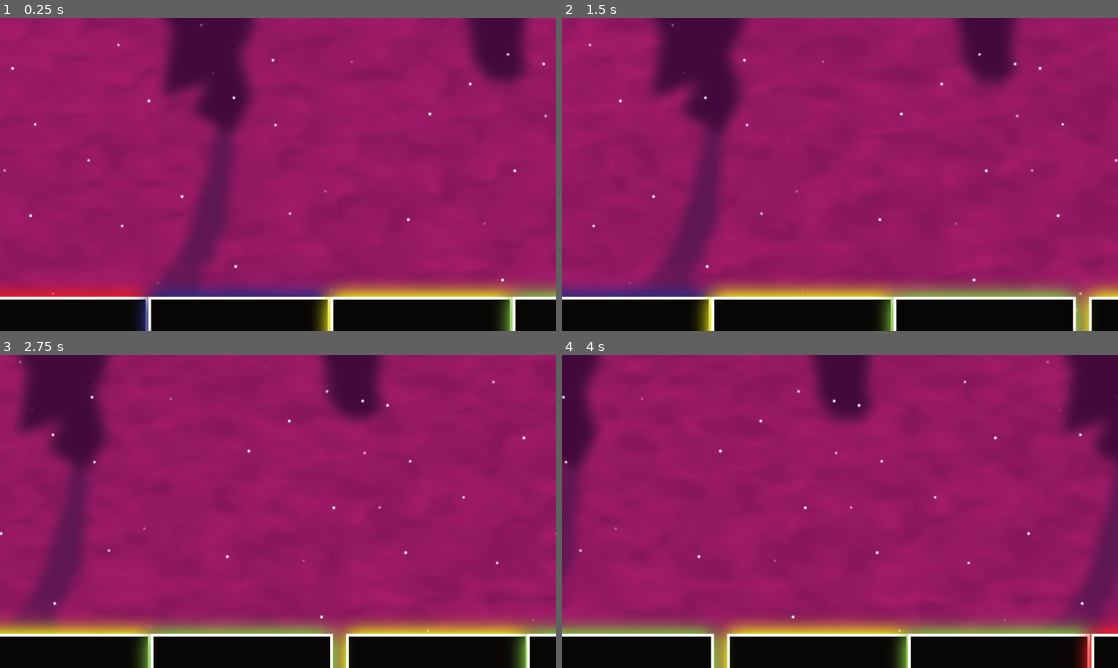
Above: before the commit, frames 1-4 (two rows, left to right).
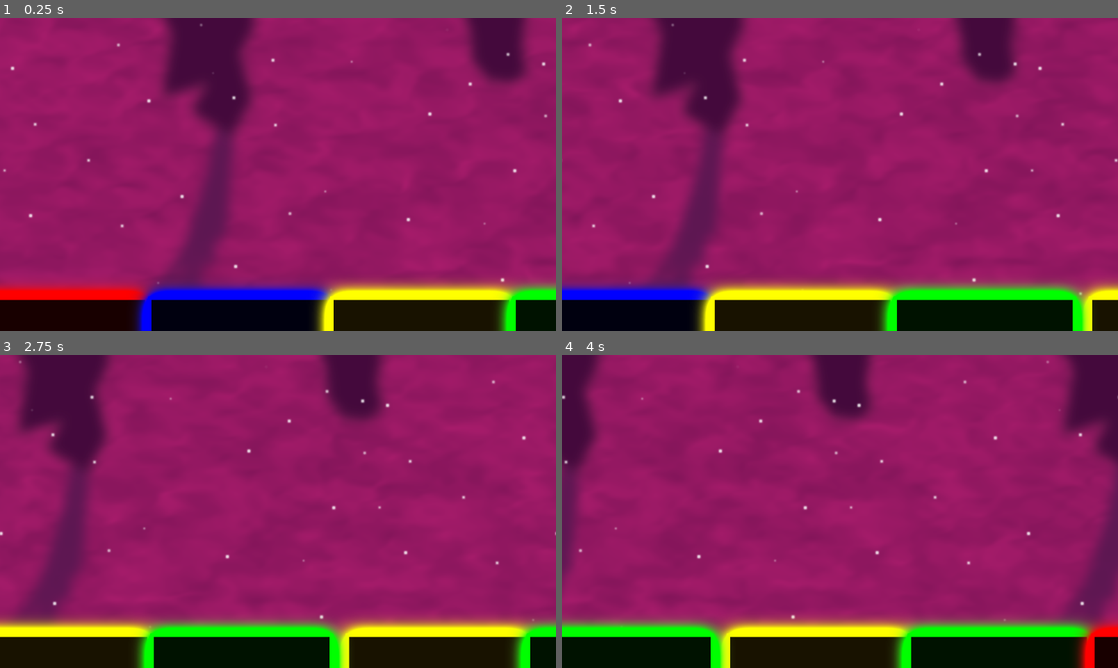
Above: after the commit, the same moments.

Repository: Sky84/hardrunnercolor
Game: Godot game, scene res://game.tscn
Two runs of this game, one before a commit and one after it. Both use one fixed random seed, a clock stepped at 60 frames per second and the inputs below.
Inputs:
- Up to frame 1 (0.25 s): no input
- Up to frame 2 (1.5 s): no input
- Up to frame 3 (2.75 s): no input
- Up to frame 4 (4 s): no input

The runs differ from the first frame. In frame 1, 5.5% of the frame differs, in the area x 0-100%, y 8-100%; in frame 2, 6.0%; in frame 3, 6.0%; in frame 4, 6.0%.

Commit message:
fat: bloom shader

Diff:
--- a/ParallaxBackground.gd
+++ b/ParallaxBackground.gd
@@ -6,3 +6,6 @@
 # Called every frame. 'delta' is the elapsed time since the previous frame.
 func _process(delta):
 	scroll_offset += game_rules.speed * delta;
+	# set shader parameters noise_scroll_direction
+	var _fog_speed = (game_rules.speed * 0.5) * delta
+	fog.material.set_shader_parameter("noise_scroll_direction", -_fog_speed);
--- a/Platform.gd
+++ b/Platform.gd
@@ -17,6 +17,11 @@
 		if sprite_platform and value:
 			_platform_type = value.to_lower();
 			sprite_platform.texture = platform_scenes[_platform_type];
+			# duplicate material to lose ref
+			sprite_platform.material = sprite_platform.material.duplicate();
+			# set shader parameters glow color by platform type
+			sprite_platform.material.set_shader_parameter("glow_color", Color(_platform_type));
+
 
 var _platform_type: String;
 
--- /dev/null
+++ b/bloom.gdshader
@@ -0,0 +1,39 @@
+shader_type canvas_item;
+
+
+
+uniform vec4 glow_color : source_color;
+
+uniform float glow_power: hint_range(0.0, 8.0, 0.1) = 2.0;
+
+uniform float glow_shift: hint_range(0.0, 10.0, 0.1) = 1.0;
+
+uniform float glow_radius: hint_range(1.0, 10.0, 1.0) = 1.0;
+
+
+
+void fragment() {
+
+	vec4 glow = vec4(0.0);
+
+	float count = 0.0;
+
+	for (float x = -glow_radius; x <= glow_radius; x += 1.0) {
+
+		for (float y = -glow_radius; y <= glow_radius; y += 1.0) {
+
+			vec2 offset = vec2(x, y) * glow_shift * TEXTURE_PIXEL_SIZE;
+
+			glow += texture(TEXTURE, UV + offset) * glow_color;
+
+			count += 1.0;
+
+		}
+
+	}
+
+	glow *= glow_power / count;
+
+	COLOR = mix(texture(TEXTURE, UV), glow, glow.a);
+
+}
--- /dev/null
+++ b/fog.gdshader
@@ -0,0 +1,71 @@
+shader_type canvas_item;
+
+// Credit for the original shader goes to Gonkee: https://github.com/Gonkee/Gonkees-Shaders/blob/master/fog.shader
+// Pixelate by Godot Shaders: https://godotshaders.com/shader/pixelate/
+
+uniform vec4 color : source_color;
+uniform int OCTAVES = 4;
+uniform bool enable_pixelation = true;
+uniform int pixelation_amount = 150;
+uniform sampler2D fog_mask;  // Texture mask for fog control
+uniform vec2 fog_direction = vec2(1.0, 1.0); // Use -1 and 1 values to change direction. Increase the speed in that direction with values higher/lower than 1
+uniform bool scroll_noise_tex = false;
+uniform vec2 noise_scroll_direction = vec2(1.0, 0.0);  // Direction to scroll the noise texture
+
+float rand(vec2 coord){
+    return fract(sin(dot(coord, vec2(56, 78)) * 1000.0) * 1000.0);
+}
+
+float noise(vec2 coord){
+    vec2 i = floor(coord);
+    vec2 f = fract(coord);
+
+    float a = rand(i);
+    float b = rand(i + vec2(1.0, 0.0));
+    float c = rand(i + vec2(0.0, 1.0));
+    float d = rand(i + vec2(1.0, 1.0));
+
+    vec2 cubic = f * f * (3.0 - 2.0 * f);
+
+    return mix(a, b, cubic.x) + (c - a) * cubic.y * (1.0 - cubic.x) + (d - b) * cubic.x * cubic.y;
+}
+
+float fbm(vec2 coord){
+    float value = 0.0;
+    float scale = 0.5;
+
+    for(int i = 0; i < OCTAVES; i++){
+        value += noise(coord) * scale;
+        coord *= 2.0;
+        scale *= 0.5;
+    }
+    return value;
+}
+
+void fragment() {
+    vec2 grid_uv = UV;
+    if (enable_pixelation) {
+        grid_uv = round(UV * float(pixelation_amount)) / float(pixelation_amount);
+    }
+
+    // Compute noise based on pixelated or non-pixelated coordinates
+    vec2 coord = grid_uv * 20.0;
+
+    // Scroll the noise texture if enabled
+    if (scroll_noise_tex) {
+        coord += noise_scroll_direction * TIME;
+    }
+
+    vec2 motion = vec2(fbm(coord + fog_direction * TIME));
+
+    float final = fbm(coord + motion);
+
+    // Get the fog density from the texture mask
+    float mask_value = texture(fog_mask, UV).r;  // Assuming the mask is grayscale
+
+    // Modulate the fog density by the mask value
+    final *= mask_value;
+
+    // Use the alpha value of the color to control the overall fog opacity
+    COLOR = vec4(color.rgb, final * color.a * 0.5);
+}
--- a/game.tscn
+++ b/game.tscn
@@ -1,9 +1,10 @@
-[gd_scene load_steps=13 format=3 uid="uid://qt3si1sjq3dw"]
+[gd_scene load_steps=15 format=3 uid="uid://qt3si1sjq3dw"]
 
 [ext_resource type="Script" path="res://ParallaxBackground.gd" id="1_b7alc"]
 [ext_resource type="Texture2D" uid="uid://crx2dhspo4v45" path="res://Assets/Backgrounds/background1.png" id="2_2tqrj"]
-[ext_resource type="Shader" path="res://game.gdshader" id="3_echh8"]
+[ext_resource type="Shader" path="res://fog.gdshader" id="2_jebvo"]
 [ext_resource type="Texture2D" uid="uid://dm1bshdnfroye" path="res://Assets/Backgrounds/background2.png" id="3_lxvm8"]
+[ext_resource type="Shader" path="res://bloom.gdshader" id="4_gsxbt"]
 [ext_resource type="Script" path="res://GameRules.gd" id="5_birrg"]
 [ext_resource type="Script" path="res://PlatformSpawner.gd" id="6_vnohe"]
 [ext_resource type="PackedScene" uid="uid://cwomi1d1tdxqo" path="res://platform.tscn" id="7_r4dv3"]
@@ -17,12 +18,12 @@
 width = 1
 
 [sub_resource type="ShaderMaterial" id="ShaderMaterial_cfxj5"]
-shader = ExtResource("3_echh8")
+shader = ExtResource("2_jebvo")
 shader_parameter/color = Color(0.266667, 0.0352941, 0.235294, 1)
 shader_parameter/OCTAVES = 2
 shader_parameter/enable_pixelation = false
 shader_parameter/pixelation_amount = 150
-shader_parameter/fog_direction = Vector2(1, 0)
+shader_parameter/fog_direction = Vector2(3, 0)
 shader_parameter/scroll_noise_tex = true
 shader_parameter/noise_scroll_direction = Vector2(1, 0)
 
@@ -30,6 +31,13 @@
 
 [sub_resource type="GradientTexture1D" id="GradientTexture1D_po6bg"]
 gradient = SubResource("Gradient_snvpx")
+
+[sub_resource type="ShaderMaterial" id="ShaderMaterial_8kf8t"]
+shader = ExtResource("4_gsxbt")
+shader_parameter/glow_color = Color(1, 1, 1, 1)
+shader_parameter/glow_power = 2.0
+shader_parameter/glow_shift = 5.0
+shader_parameter/glow_radius = 1.0
 
 [node name="Game" type="Node2D"]
 
@@ -66,7 +74,7 @@
 motion_mirroring = Vector2(1920, 0)
 
 [node name="Background2" type="Sprite2D" parent="ParallaxBackground/ParallaxLayer3"]
-use_parent_material = true
+material = SubResource("ShaderMaterial_8kf8t")
 texture = ExtResource("3_lxvm8")
 centered = false
 
@@ -75,29 +83,23 @@
 speed = Vector2(-500, 0)
 
 [node name="PlatformSpawner" type="Node2D" parent="." node_paths=PackedStringArray("platforms")]
-use_parent_material = true
 script = ExtResource("6_vnohe")
 platforms = [NodePath("Platforms/Platform"), NodePath("Platforms/Platform2"), NodePath("Platforms/Platform3"), NodePath("Platforms/Platform4")]
 
 [node name="Platforms" type="Node2D" parent="PlatformSpawner"]
-use_parent_material = true
 position = Vector2(0, 962)
 
 [node name="Platform" parent="PlatformSpawner/Platforms" instance=ExtResource("7_r4dv3")]
-use_parent_material = true
 platform_type = "Red"
 
 [node name="Platform2" parent="PlatformSpawner/Platforms" instance=ExtResource("7_r4dv3")]
-use_parent_material = true
 position = Vector2(629, 0)
 platform_type = "Blue"
 
 [node name="Platform3" parent="PlatformSpawner/Platforms" instance=ExtResource("7_r4dv3")]
-use_parent_material = true
 position = Vector2(1258, 0)
 platform_type = "Yellow"
 
 [node name="Platform4" parent="PlatformSpawner/Platforms" instance=ExtResource("7_r4dv3")]
-use_parent_material = true
 position = Vector2(1887, 0)
 platform_type = "Green"
--- a/pixelate.gdshader
+++ /dev/null
@@ -1,9 +0,0 @@
-shader_type canvas_item;
-
-// --- Uniforms --- //
-uniform float resolution: hint_range(0.0, 128.0, 1.0) = 32.0;
-
-// --- Functions --- //
-void fragment() {
-	COLOR = texture(TEXTURE, round(UV * (resolution + 1.0) - (UV - 0.5)) / (resolution + 1.0));
-}
--- a/platform.tscn
+++ b/platform.tscn
@@ -1,7 +1,55 @@
-[gd_scene load_steps=4 format=3 uid="uid://cwomi1d1tdxqo"]
+[gd_scene load_steps=6 format=3 uid="uid://cwomi1d1tdxqo"]
 
 [ext_resource type="Script" path="res://Platform.gd" id="1_uf361"]
 [ext_resource type="Texture2D" uid="uid://c3052myjyt0y" path="res://Assets/Platforms/redplatform.png" id="2_caafi"]
+
+[sub_resource type="Shader" id="Shader_t5vik"]
+code = "shader_type canvas_item;
+
+
+
+uniform vec4 glow_color : source_color;
+
+uniform float glow_power: hint_range(0.0, 8.0, 0.1) = 2.0;
+
+uniform float glow_shift: hint_range(0.0, 10.0, 0.1) = 1.0;
+
+uniform float glow_radius: hint_range(1.0, 10.0, 1.0) = 1.0;
+
+
+
+void fragment() {
+
+	vec4 glow = vec4(0.0);
+
+	float count = 0.0;
+
+	for (float x = -glow_radius; x <= glow_radius; x += 1.0) {
+
+		for (float y = -glow_radius; y <= glow_radius; y += 1.0) {
+
+			vec2 offset = vec2(x, y) * glow_shift * TEXTURE_PIXEL_SIZE;
+
+			glow += texture(TEXTURE, UV + offset) * glow_color;
+
+			count += 1.0;
+
+		}
+
+	}
+
+	glow *= glow_power / count;
+
+	COLOR = mix(texture(TEXTURE, UV), glow, glow.a);
+
+} "
+
+[sub_resource type="ShaderMaterial" id="ShaderMaterial_to0rx"]
+shader = SubResource("Shader_t5vik")
+shader_parameter/glow_color = Color(0, 0.678431, 0, 1)
+shader_parameter/glow_power = 2.0
+shader_parameter/glow_shift = 1.0
+shader_parameter/glow_radius = 1.0
 
 [sub_resource type="RectangleShape2D" id="RectangleShape2D_fqree"]
 size = Vector2(629, 299)
@@ -11,11 +59,12 @@
 sprite_platform = NodePath("SpritePlatform")
 
 [node name="SpritePlatform" type="Sprite2D" parent="."]
-use_parent_material = true
+material = SubResource("ShaderMaterial_to0rx")
 position = Vector2(-108, -108)
 texture = ExtResource("2_caafi")
 centered = false
 
 [node name="CollisionShape2D" type="CollisionShape2D" parent="."]
+visible = false
 position = Vector2(314.5, 149.5)
 shape = SubResource("RectangleShape2D_fqree")
